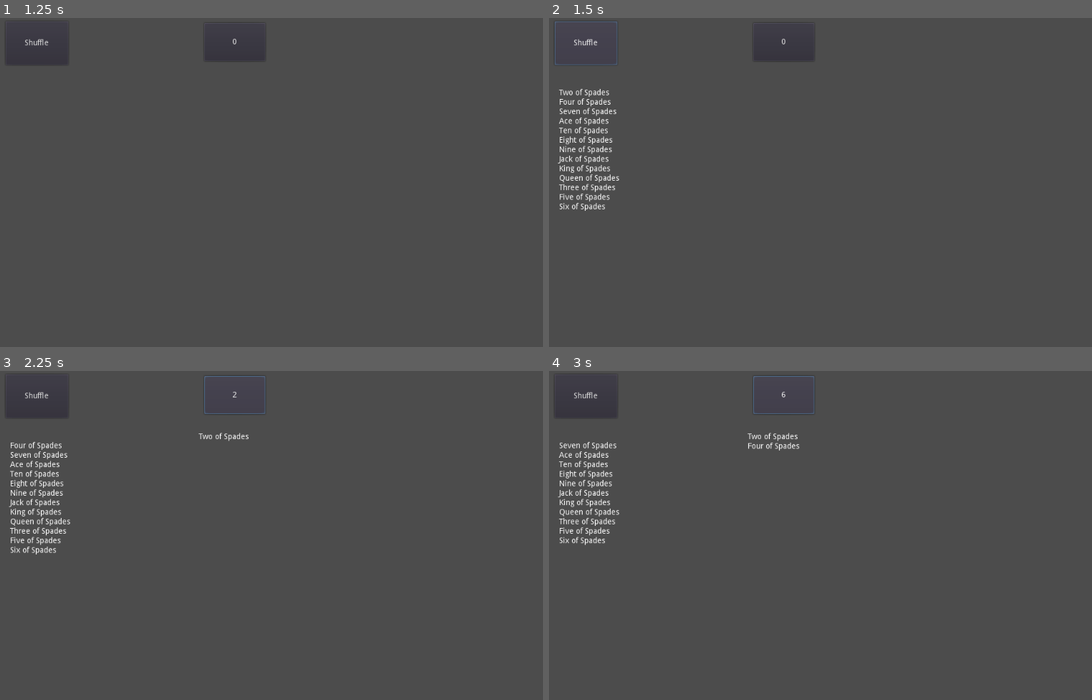
Above: before the commit, frames 1-4 (two rows, left to right).
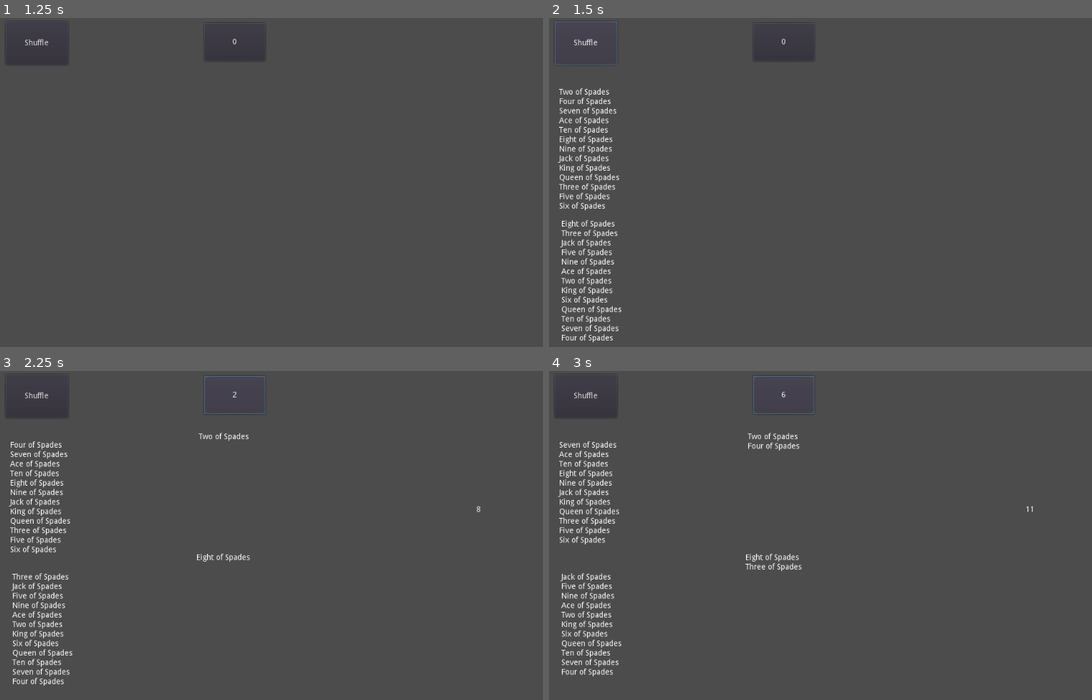
Above: after the commit, the same moments.

Repository: DevelopedAphid/Dungeons-and-Degenerate-Gamblers
Game: Godot game, scene res://ChooseStartingSuit.tscn
Two runs of this game, one before a commit and one after it. Both use one fixed random seed, a clock stepped at 60 frames per second and the inputs below.
Inputs (mouse positions are in pixels of both pictures, inside the frame that each line leads up to):
- Up to frame 1 (1.25 s): click (76, 185) at 0.5 s
- Up to frame 2 (1.5 s): click "Shuffle" at 1.25 s
- Up to frame 3 (2.25 s): click "0" at 2 s
- Up to frame 4 (3 s): click "2" at 2.75 s

Frame 1 is identical in both runs. In frame 2, 2.1% of the frame differs, in the area x 1-14%, y 21-99%; in frame 3, 2.0%; in frame 4, 2.0%.

Commit message:
Adding opponent
- adds opponent
-- always spades
-- plays after player
-- always stays if score > 16
-- ready for all code to be replaced by signals and a turn tracking state machine ;)

Diff:
--- a/CardList.gd
+++ b/CardList.gd
@@ -31,232 +31,232 @@
 		"suit": "spades",
 		"value": 6
 	},
-		"007": {
+	"007": {
 		"name": "Seven of Spades",
 		"suit": "spades",
 		"value": 7
 	},
-		"008": {
+	"008": {
 		"name": "Eight of Spades",
 		"suit": "spades",
 		"value": 8
 	},
-		"009": {
+	"009": {
 		"name": "Nine of Spades",
 		"suit": "spades",
 		"value": 9
 	},
-		"010": {
+	"010": {
 		"name": "Ten of Spades",
 		"suit": "spades",
 		"value": 10
 	},
-		"011": {
+	"011": {
 		"name": "Jack of Spades",
 		"suit": "spades",
 		"value": "J"
 	},
-		"012": {
+	"012": {
 		"name": "Queen of Spades",
 		"suit": "spades",
 		"value": "Q"
 	},
-		"013": {
+	"013": {
 		"name": "King of Spades",
 		"suit": "spades",
 		"value": "K"
 	},
-		"014": {
+	"014": {
 		"name": "Ace of Clubs",
 		"suit": "clubs",
 		"value": 1
 	},
-		"015": {
+	"015": {
 		"name": "Two of Clubs",
 		"suit": "clubs",
 		"value": 2
 	},
-		"016": {
+	"016": {
 		"name": "Three of Clubs",
 		"suit": "clubs",
 		"value": 3
 	},
-		"017": {
+	"017": {
 		"name": "Four of Clubs",
 		"suit": "clubs",
 		"value": 4
 	},
-		"018": {
+	"018": {
 		"name": "Five of Clubs",
 		"suit": "clubs",
 		"value": 5
 	},
-		"019": {
+	"019": {
 		"name": "Six of Clubs",
 		"suit": "clubs",
 		"value": 6
 	},
-		"020": {
+	"020": {
 		"name": "Seven of Clubs",
 		"suit": "clubs",
 		"value": 7
 	},
-		"021": {
+	"021": {
 		"name": "Eight of Clubs",
 		"suit": "clubs",
 		"value": 8
 	},
-		"022": {
+	"022": {
 		"name": "Nine of Clubs",
 		"suit": "clubs",
 		"value": 9
 	},
-		"023": {
+	"023": {
 		"name": "Ten of Clubs",
 		"suit": "clubs",
 		"value": 10
 	},
-		"024": {
+	"024": {
 		"name": "Jack of Clubs",
 		"suit": "clubs",
 		"value": "J"
 	},
-		"025": {
+	"025": {
 		"name": "Queen of Clubs",
 		"suit": "clubs",
 		"value": "Q"
 	},
-		"026": {
+	"026": {
 		"name": "King of Clubs",
 		"suit": "clubs",
 		"value": "K"
 	},
-		"027": {
+	"027": {
 		"name": "Ace of Diamonds",
 		"suit": "diamonds",
 		"value": 1
 	},
-		"028": {
+	"028": {
 		"name": "Two of Diamonds",
 		"suit": "diamonds",
 		"value": 2
 	},
-		"029": {
+	"029": {
 		"name": "Three of Diamonds",
 		"suit": "diamonds",
 		"value": 3
 	},
-		"030": {
+	"030": {
 		"name": "Four of Diamonds",
 		"suit": "diamonds",
 		"value": 4
 	},
-		"031": {
+	"031": {
 		"name": "Five of Diamonds",
 		"suit": "diamonds",
 		"value": 5
 	},
-		"032": {
+	"032": {
 		"name": "Six of Diamonds",
 		"suit": "diamonds",
 		"value": 6
 	},
-		"033": {
+	"033": {
 		"name": "Seven of Diamonds",
 		"suit": "diamonds",
 		"value": 7
 	},
-		"034": {
+	"034": {
 		"name": "Eight of Diamonds",
 		"suit": "diamonds",
 		"value": 8
 	},
-		"035": {
+	"035": {
 		"name": "Nine of Diamonds",
 		"suit": "diamonds",
 		"value": 9
 	},
-		"036": {
+	"036": {
 		"name": "Ten of Diamonds",
 		"suit": "diamonds",
 		"value": 10
 	},
-		"037": {
+	"037": {
 		"name": "Jack of Diamonds",
 		"suit": "diamonds",
 		"value": "J"
 	},
-		"038": {
+	"038": {
 		"name": "Queen of Diamonds",
 		"suit": "diamonds",
 		"value": "Q"
 	},
-		"039": {
+	"039": {
 		"name": "King of Diamonds",
 		"suit": "diamonds",
 		"value": "K"
 	},
-		"040": {
+	"040": {
 		"name": "Ace of Hearts",
 		"suit": "hearts",
 		"value": 1
 	},
-		"041": {
+	"041": {
 		"name": "Two of Hearts",
 		"suit": "hearts",
 		"value": 2
 	},
-		"042": {
+	"042": {
 		"name": "Three of Hearts",
 		"suit": "hearts",
 		"value": 3
 	},
-		"043": {
+	"043": {
 		"name": "Four of Hearts",
 		"suit": "hearts",
 		"value": 4
 	},
-		"044": {
+	"044": {
 		"name": "Five of Hearts",
 		"suit": "hearts",
 		"value": 5
 	},
-		"045": {
+	"045": {
 		"name": "Six of Hearts",
 		"suit": "hearts",
 		"value": 6
 	},
-		"046": {
+	"046": {
 		"name": "Seven of Hearts",
 		"suit": "hearts",
 		"value": 7
 	},
-		"047": {
+	"047": {
 		"name": "Eight of Hearts",
 		"suit": "hearts",
 		"value": 8
 	},
-		"048": {
+	"048": {
 		"name": "Nine of Hearts",
 		"suit": "hearts",
 		"value": 9
 	},
-		"049": {
+	"049": {
 		"name": "Ten of Hearts",
 		"suit": "hearts",
 		"value": 10
 	},
-		"050": {
+	"050": {
 		"name": "Jack of Hearts",
 		"suit": "hearts",
 		"value": "J"
 	},
-		"051": {
+	"051": {
 		"name": "Queen of Hearts",
 		"suit": "hearts",
 		"value": "Q"
 	},
-		"052": {
+	"052": {
 		"name": "King of Hearts",
 		"suit": "hearts",
 		"value": "K"
--- a/CardMat.gd
+++ b/CardMat.gd
@@ -1,9 +1,13 @@
 extends Node2D
 
-var deck_contents = []
-var cards_in_play = []
-var cards_discarded = []
-var score = 0
+var player_deck = []
+var player_cards_in_play = []
+var player_cards_discarded = []
+var opponent_deck = []
+var opponent_cards_in_play = []
+var opponent_cards_discarded = []
+var player_score = 0
+var opponent_score = 0
 var rng
 var starting_suit
 
@@ -16,15 +20,22 @@
 func reset_game():
 	starting_suit = PlayerSettings.chosen_suit
 
-	deck_contents = []
-	cards_in_play = []
-	cards_discarded = []
-	score = 0
+	player_deck = []
+	player_cards_in_play = []
+	player_cards_discarded = []
+	player_score = 0
 
-	get_node("DeckLabel").text = ""
-	get_node("InPlayLabel").text = ""
-	get_node("DiscardLabel").text = ""
+	opponent_deck = []
+	opponent_cards_in_play = []
+	opponent_cards_discarded = []
+	opponent_score = 0
+
+	get_node("PlayerDeckLabel").text = ""
+	get_node("PlayerInPlayLabel").text = ""
+	get_node("PlayerDiscardLabel").text = ""
 	get_node("HitButton").text = "0"
+
+	get_node("OpponentDeckLabel").text = ""
 
 	var first_card_index
 	if starting_suit == "spades":
@@ -37,80 +48,115 @@
 		first_card_index = 40
 
 	for n in 13: #all cards of one suit
-		deck_contents.append(n + first_card_index)
+		player_deck.append(n + first_card_index)
+		opponent_deck.append(n + 1)
 
 func _on_ShuffleButton_pressed():
 	reset_game()
-	shuffle_deck()
+	shuffle_deck(player_deck)
+	shuffle_deck(opponent_deck)
 
-func shuffle_deck():
+func shuffle_deck(deck_to_shuffle):
 	#shuffle the deck
-	for i in deck_contents.size():
-		var random = i + rng.randi_range(0, deck_contents.size() - 1 - i)
-		var temp = deck_contents[random]
-		deck_contents[random] = deck_contents[i]
-		deck_contents[i] = temp
+	for i in deck_to_shuffle.size():
+		var random = i + rng.randi_range(0, deck_to_shuffle.size() - 1 - i)
+		var temp = deck_to_shuffle[random]
+		deck_to_shuffle[random] = deck_to_shuffle[i]
+		deck_to_shuffle[i] = temp
 
 	update_deck_contents_list()
 
 func _on_HitButton_pressed():
 	#if no cards remaining
-	if deck_contents.size() == 0:
-		shuffle_discard_into_deck()
+	if player_deck.size() == 0:
+		shuffle_discard_into_deck(player_cards_discarded, player_deck)
 
 	#move top card from deck to be bottom of in play list
-	var top_card = deck_contents[0]
-	cards_in_play.append(top_card)
-	deck_contents.pop_front()
+	var top_card = player_deck[0]
+	player_cards_in_play.append(top_card)
+	player_deck.pop_front()
 
-	score = score + get_card_value(top_card)
+	player_score = player_score + get_card_value(top_card)
 
 	var hit_button = get_node("HitButton")
-	hit_button.text = str(score)
+	hit_button.text = str(player_score)
 
-	if score > 20:
-		if score > 21:
+	if player_score > 20:
+		if player_score > 21:
 			hit_button.text = "BUST"
 
-		for cards in cards_in_play.size():
-			cards_discarded.append(cards_in_play[cards])
-		for cards in cards_in_play.size():
-			cards_in_play.pop_front()
-		score = 0
+		for cards in player_cards_in_play.size():
+			player_cards_discarded.append(player_cards_in_play[cards])
+		for cards in player_cards_in_play.size():
+			player_cards_in_play.pop_front()
+		player_score = 0
+
+		for cards in opponent_cards_in_play.size():
+			opponent_cards_discarded.append(opponent_cards_in_play[cards])
+		for cards in opponent_cards_in_play.size():
+			opponent_cards_in_play.pop_front()
+		opponent_score = 0
+
+	else:
+		#opponent turn
+		#if no cards remaining
+		if opponent_deck.size() == 0:
+			shuffle_discard_into_deck(opponent_cards_discarded, opponent_deck)
+
+		#dealer stays at 17 or more
+		if opponent_score < 17:
+			#move top card from deck to be bottom of in play list
+			var opponent_top_card = opponent_deck[0]
+			opponent_cards_in_play.append(opponent_top_card)
+			opponent_deck.pop_front()
+
+			opponent_score = opponent_score + get_card_value(opponent_top_card)
+
+		var opponent_score_label = get_node("OpponentScoreLabel")
+		opponent_score_label.text = str(opponent_score)
+
+		if opponent_score > 20:
+			if opponent_score > 21:
+				opponent_score_label.text = "BUST"
+
+			for cards in opponent_cards_in_play.size():
+				opponent_cards_discarded.append(opponent_cards_in_play[cards])
+			for cards in opponent_cards_in_play.size():
+				opponent_cards_in_play.pop_front()
+			opponent_score = 0
 
 	update_deck_contents_list()
 	update_cards_in_play_list()
 	update_cards_discarded_list()
 
+func update_label_from_array(label, array):
+	label.text = ""
+	for items in array:
+		if items < 10:
+			label.text = label.text + "\n" + CardList.card_dictionary.get("00" + str(items)).name
+		else:
+			label.text = label.text + "\n" + CardList.card_dictionary.get("0" + str(items)).name
+
 func update_deck_contents_list():
-	var deck_label = get_node("DeckLabel")
-	deck_label.text = ""
+	var deck_label = get_node("PlayerDeckLabel")
+	update_label_from_array(deck_label, player_deck)
 
-	for card in deck_contents:
-		if card < 10:
-			deck_label.text = deck_label.text + "\n" + CardList.card_dictionary.get("00" + str(card)).name
-		else:
-			deck_label.text = deck_label.text + "\n" + CardList.card_dictionary.get("0" + str(card)).name
+	var opponent_deck_label = get_node("OpponentDeckLabel")
+	update_label_from_array(opponent_deck_label, opponent_deck)
 
 func update_cards_in_play_list():
-	var in_play_label = get_node("InPlayLabel")
-	in_play_label.text = ""
+	var in_play_label = get_node("PlayerInPlayLabel")
+	update_label_from_array(in_play_label, player_cards_in_play)
 
-	for card in cards_in_play:
-		if card < 10:
-			in_play_label.text = in_play_label.text + "\n" + CardList.card_dictionary.get("00" + str(card)).name
-		else:
-			in_play_label.text = in_play_label.text + "\n" + CardList.card_dictionary.get("0" + str(card)).name
+	var opponent_in_play_label = get_node("OpponentInPlayLabel")
+	update_label_from_array(opponent_in_play_label, opponent_cards_in_play)
 
 func update_cards_discarded_list():
-	var discard_label = get_node("DiscardLabel")
-	discard_label.text = ""
+	var discard_label = get_node("PlayerDiscardLabel")
+	update_label_from_array(discard_label, player_cards_discarded)
 
-	for card in cards_discarded:
-		if card < 10:
-			discard_label.text = discard_label.text + "\n" + CardList.card_dictionary.get("00" + str(card)).name
-		else:
-			discard_label.text = discard_label.text + "\n" + CardList.card_dictionary.get("0" + str(card)).name
+	var opponent_discard_label = get_node("OpponentDiscardLabel")
+	update_label_from_array(opponent_discard_label, opponent_cards_discarded)
 
 func get_card_value(card) -> int:
 	var card_value
@@ -123,10 +169,10 @@
 			card_value = 10
 	return card_value
 
-func shuffle_discard_into_deck():
+func shuffle_discard_into_deck(cards_discarded, deck_to_shuffle_into):
 	for cards in cards_discarded.size():
-		deck_contents.append(cards_discarded[cards])
+		deck_to_shuffle_into.append(cards_discarded[cards])
 	for cards in cards_discarded.size():
 		cards_discarded.pop_front()
 
-	shuffle_deck()
+	shuffle_deck(deck_to_shuffle_into)
--- a/CardMat.tscn
+++ b/CardMat.tscn
@@ -15,11 +15,11 @@
 "_edit_use_anchors_": false
 }
 
-[node name="DeckLabel" type="Label" parent="."]
+[node name="PlayerDeckLabel" type="Label" parent="."]
 margin_left = 36.0
-margin_top = 110.0
+margin_top = 108.558
 margin_right = 182.0
-margin_bottom = 317.0
+margin_bottom = 315.558
 __meta__ = {
 "_edit_use_anchors_": false
 }
@@ -34,7 +34,7 @@
 "_edit_use_anchors_": false
 }
 
-[node name="InPlayLabel" type="Label" parent="."]
+[node name="PlayerInPlayLabel" type="Label" parent="."]
 margin_left = 373.0
 margin_top = 94.0
 margin_right = 532.0
@@ -43,7 +43,7 @@
 "_edit_use_anchors_": false
 }
 
-[node name="DiscardLabel" type="Label" parent="."]
+[node name="PlayerDiscardLabel" type="Label" parent="."]
 margin_left = 725.0
 margin_top = 93.0
 margin_right = 963.0
@@ -52,5 +52,41 @@
 "_edit_use_anchors_": false
 }
 
+[node name="OpponentDeckLabel" type="Label" parent="."]
+margin_left = 40.2694
+margin_top = 345.48
+margin_right = 186.269
+margin_bottom = 552.48
+__meta__ = {
+"_edit_use_anchors_": false
+}
+
+[node name="OpponentScoreLabel" type="Label" parent="."]
+margin_left = 868.673
+margin_top = 241.096
+margin_right = 1014.67
+margin_bottom = 295.096
+__meta__ = {
+"_edit_use_anchors_": false
+}
+
+[node name="OpponentInPlayLabel" type="Label" parent="."]
+margin_left = 368.999
+margin_top = 310.193
+margin_right = 514.999
+margin_bottom = 517.193
+__meta__ = {
+"_edit_use_anchors_": false
+}
+
+[node name="OpponentDiscardLabel" type="Label" parent="."]
+margin_left = 750.978
+margin_top = 316.061
+margin_right = 896.978
+margin_bottom = 523.061
+__meta__ = {
+"_edit_use_anchors_": false
+}
+
 [connection signal="pressed" from="ShuffleButton" to="." method="_on_ShuffleButton_pressed"]
 [connection signal="pressed" from="HitButton" to="." method="_on_HitButton_pressed"]
Not shown, changed: art/card-art/.DS_Store
